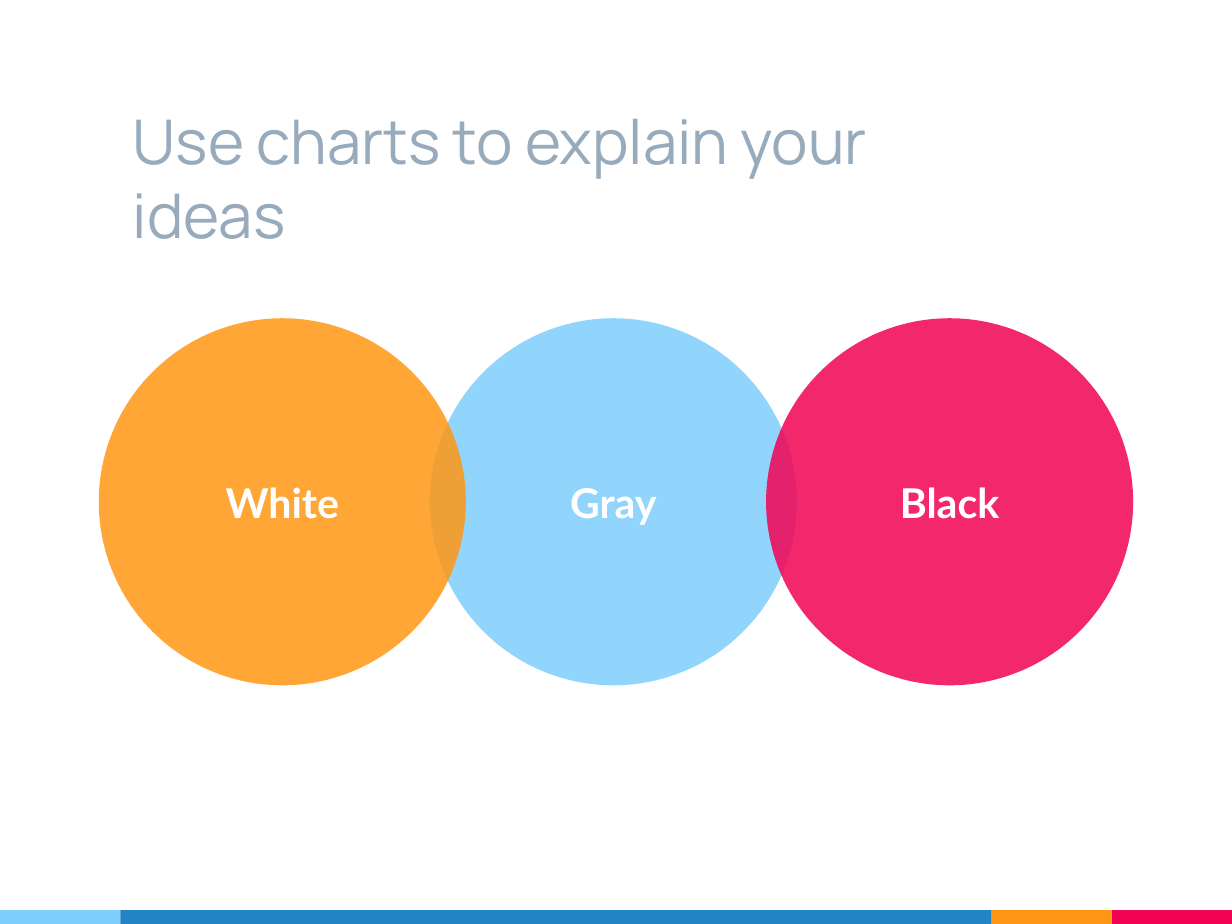
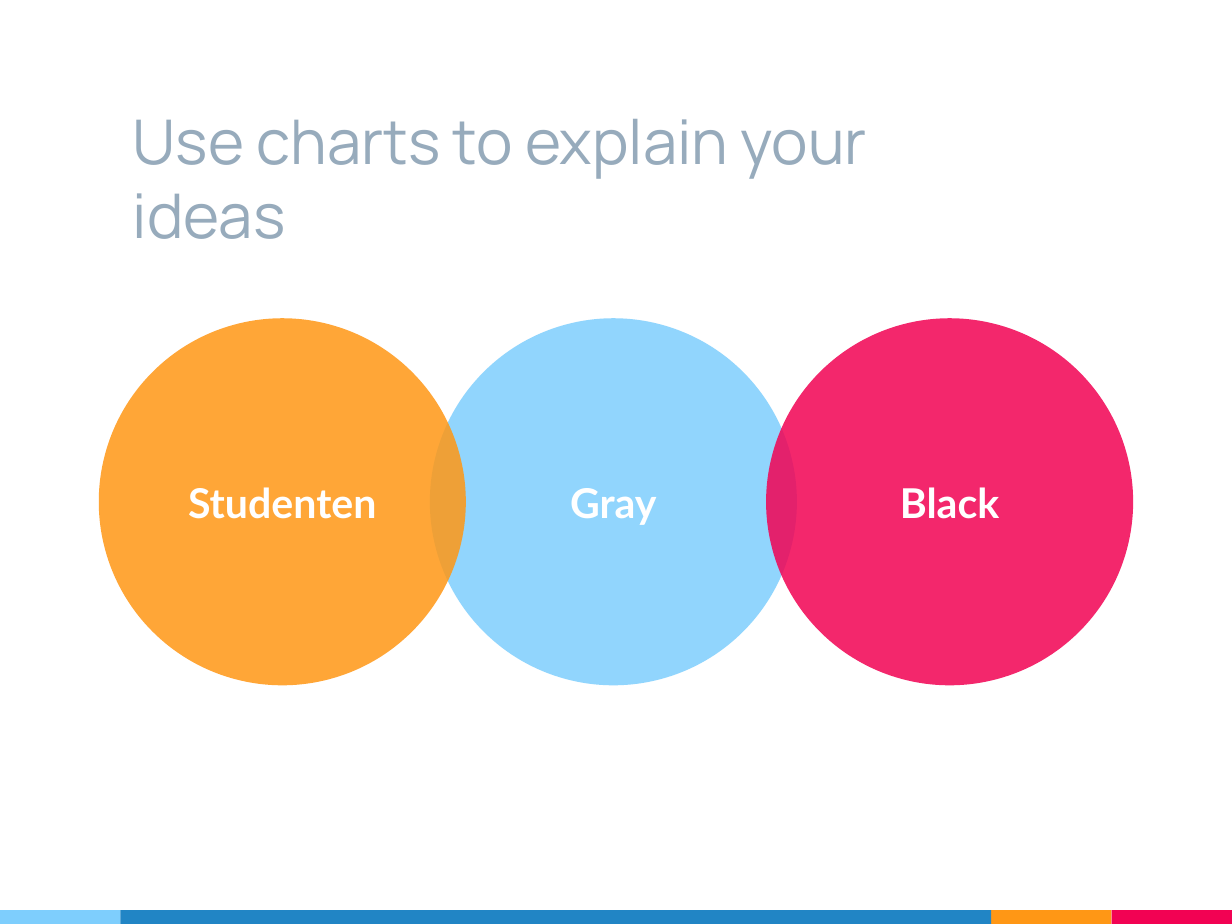
Before and after one commit to mikigraf/Lunchmates, a slide deck: slide 25 of Praesi 1 30 mai.pptx (slide 24 before the commit). Drawn at 1232x924 pixels with LibreOffice and Linux fonts; fonts in the diff are those of the drawing. Boxes give left, top, right and bottom in pixels: in the first picture for what was removed or moved away, otherwise in the second. Text is boxed around its words. In the diff, an @@ line names an element or a change of style, - is before the commit and + after.

```diff
--- a/Praesi 1 30 mai.pptx
+++ b/Praesi 1 30 mai.pptx
@@ text in ellipse at (x1=188, y1=487, x2=376, y2=519): text changed @@
-White
+Studenten
```
Also in this commit, not shown: 1 other slide changed, 2 slides added, 1 slide removed.
